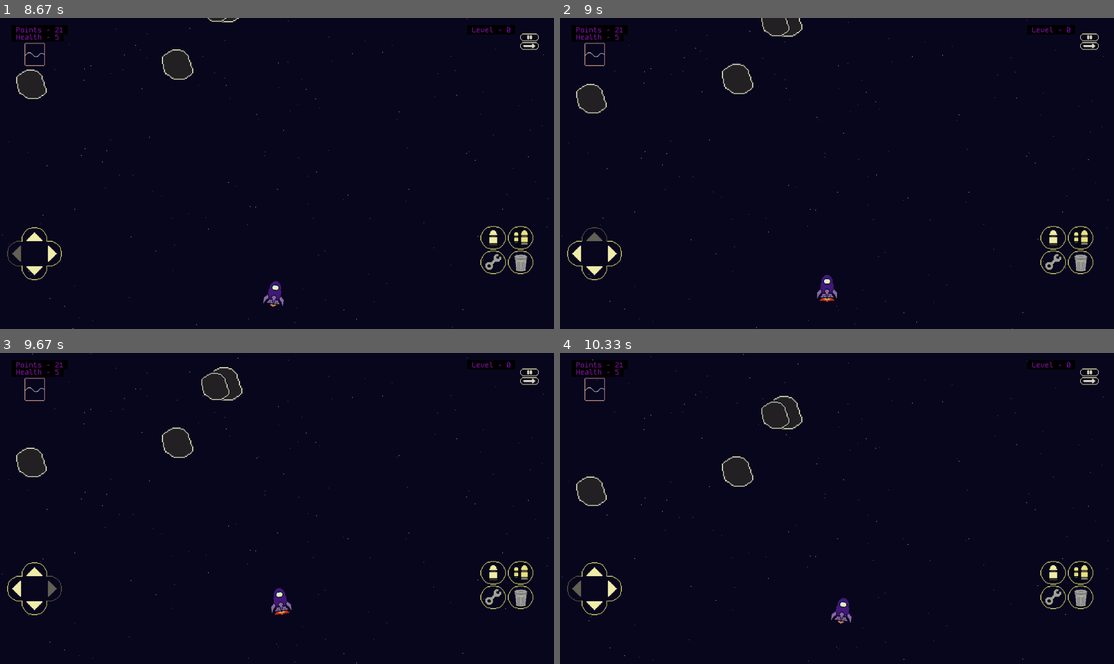
Above: before the commit, frames 1-4 (two rows, left to right).
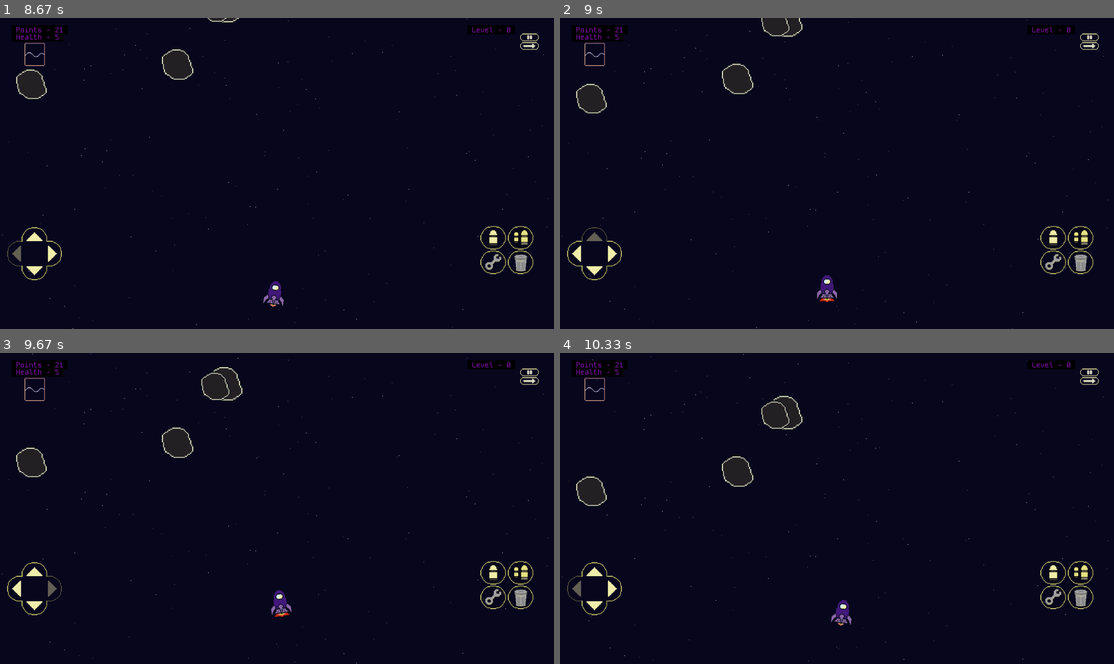
Above: after the commit, the same moments.

Repository: MicaelaEdith/spacecraftGame-pygame
Game: pygame game, started from main.py
Same seed, same stepped clock (60 frames per second), same inputs: the game is played once before the commit and once after it.
Inputs (mouse positions are in pixels of both pictures, inside the frame that each line leads up to):
- Up to frame 1 (8.67 s): click "OPCIONES" at 0.38 s; press the mouse at (55, 266) at 0.7 s; move the mouse to (227, 192) at 0.8 s; release the mouse at (398, 114) at 0.93 s; press the mouse at (60, 213) at 1.03 s; move the mouse to (160, 207) at 1.13 s; release the mouse at (254, 198) at 1.27 s; press the mouse at (60, 157) at 1.37 s; move the mouse to (166, 136) at 1.47 s; release the mouse at (271, 111) at 1.6 s; press the mouse at (60, 157) at 1.7 s; move the mouse to (232, 204) at 1.8 s; release the mouse at (404, 251) at 1.93 s; press the mouse at (55, 213) at 2.03 s; move the mouse to (105, 207) at 2.13 s; release the mouse at (155, 201) at 2.27 s; press the mouse at (88, 105) at 2.37 s; move the mouse to (110, 129) at 2.47 s; release the mouse at (138, 154) at 2.6 s; press the mouse at (55, 266) at 2.7 s; move the mouse to (160, 204) at 2.8 s; release the mouse at (265, 142) at 2.93 s; press the mouse at (60, 105) at 3.03 s; move the mouse to (99, 95) at 3.13 s; release the mouse at (132, 89) at 3.27 s; press the mouse at (476, 282) at 3.77 s; move the mouse to (337, 201) at 3.87 s; move the mouse to (204, 123) at 3.97 s; release the mouse at (204, 123) at 4 s; press the mouse at (476, 282) at 4.1 s; move the mouse to (476, 173) at 4.2 s; move the mouse to (481, 64) at 4.3 s; release the mouse at (481, 64) at 4.33 s; press the mouse at (476, 282) at 4.43 s; move the mouse to (288, 279) at 4.53 s; move the mouse to (105, 276) at 4.63 s; release the mouse at (105, 276) at 4.67 s; press the mouse at (33, 238) at 5.43 s; move the mouse to (204, 157) at 5.53 s; move the mouse to (371, 80) at 5.63 s; release the mouse at (371, 80) at 5.67 s; press the mouse at (526, 45) at 6.63 s; move the mouse to (332, 148) at 6.73 s; release the mouse at (132, 251) at 6.87 s; press the mouse at (55, 105) at 7.63 s; move the mouse to (243, 95) at 7.73 s; release the mouse at (426, 89) at 7.87 s; press the mouse at (16, 254) at 8.63 s
- Up to frame 2 (9 s): move the mouse to (776, 251) at 8.73 s; release the mouse at (969, 251) at 8.87 s; press the mouse at (593, 238) at 8.97 s
- Up to frame 3 (9.67 s): move the mouse to (127, 576) at 9.07 s; release the mouse at (227, 583) at 9.2 s; press the mouse at (49, 589) at 9.3 s; move the mouse to (138, 499) at 9.4 s; release the mouse at (221, 408) at 9.53 s; press the mouse at (49, 589) at 9.63 s
- Up to frame 4 (10.33 s): move the mouse to (648, 527) at 9.73 s; release the mouse at (687, 468) at 9.87 s; press the mouse at (593, 601) at 9.97 s; move the mouse to (742, 533) at 10.07 s; release the mouse at (892, 464) at 10.2 s; press the mouse at (576, 589) at 10.3 s

Frame 1 is identical in both runs. In frame 2, less than 0.1% of the frame differs, in the area x 46-50%, y 82-92%; in frame 3, 0.2%, in the area x 48-53%, y 75-85%; in frame 4, 0.1%.

Commit message:
add garbage

Diff:
--- a/main.py
+++ b/main.py
@@ -4,7 +4,7 @@
 import sys
 import time
 from playerController import Player
-from map import Deep, Starts, Meteorite, Status
+from map import Deep, Starts, Meteorite, Status, Garbage
 from menu import Menu, MainMenu, OptionsMenu, Button
 from cinematics import Intro, LevelUp
 
@@ -21,7 +21,6 @@
 blue_light = (4, 19, 40)
 alpha = 5
 level = 0
-up_level = 0
 menus=1
 language = 'es'
 music_on = False
@@ -75,6 +74,7 @@
 starts3.quiet = True
 
 meteorite = Meteorite(screenWidth, screenHeight)
+garbage = Garbage(screenWidth, screenHeight)
 
 
 if not full_hd:
@@ -329,14 +329,13 @@
         for player_rect in player.rectList:
             for meteorite_rect in meteorite.rectList:
                 if player_rect.colliderect(meteorite_rect):
+                    player.hits += 1
                     collision_detected = True
                     player.explosion_active = True
                     player.explosion_timer = 0
                     player.xPosition += random.randrange(-4,4)
                     break
 
-        if collision_detected:
-            up_level += 1
 
         if meteorite.metorites_count > 1 :
             start = False
@@ -347,7 +346,6 @@
     if level == 1:
         #player.movePlayer()
         pass
-
 
 ############################################################################# update
     if start:
@@ -364,7 +362,7 @@
             meteorite.check_collisions(player)
 
         if level == 1:
-            pass
+            garbage.draw(display)
 
         if level == 2:
             pass
--- a/map.py
+++ b/map.py
@@ -167,6 +167,76 @@
         if not self.off:
             self.positionList[index] = [random.randrange(2, int(self.screenW - 95)), random.randrange(-700, -100)]
             self.rectList[index].topleft = self.positionList[index]
+
+class Garbage():
+    def __init__(self, screenW, screenH):
+        self.off = False
+        self.screenW = int(screenW)
+        self.screenH = int(screenH)
+        self.speed = 3
+        self.chromaKey = [250, 105, 130]
+        self.image = pygame.image.load("Assets/Objects/spacial_garbage.png")
+        self.image.set_colorkey(self.chromaKey)
+        self.positionList = []
+        self.rectList = []
+        self.hit_count = [0] * 4
+        self.explosion_images = []
+        self.garbage_count = 0
+        self.fade_out = False
+        self.fade_count = 0
+
+        for i in range(3):
+            self.xPosition = random.randrange(2, int(self.screenW - 95))
+            self.yPosition = random.randrange(-500, -100)
+            self.meteoriteRect = self.image.get_rect(topleft=(self.xPosition, self.yPosition))
+            self.positionList.append([self.xPosition, self.yPosition])
+            self.rectList.append(self.meteoriteRect)
+
+    def draw(self, display):
+        for i, position in enumerate(self.positionList):
+            xP, yP = position
+            meteorite_rect = self.rectList[i]
+
+            if yP < self.screenH + 5 and not self.fade_out:
+                yP += self.speed
+            elif not self.off:
+                self.garbage_count += 1
+                yP = random.randrange(-700, -100)
+                xP = random.randrange(2, int(self.screenW - 95))
+
+            self.positionList[i] = [xP, yP]
+            meteorite_rect.topleft = (xP, yP)
+
+            if self.fade_out:
+                self.scaled_images[i].set_alpha(255 - self.fade_count)
+                self.fade_count += 0.8
+
+        for i, rect in enumerate(self.rectList):
+            if self.positionList[i][1] < self.screenH + 5:
+                display.blit(self.image, rect.topleft)
+
+
+    def check_collisions(self, player):
+        if self.off:
+            return
+
+        for i, rect in enumerate(self.rectList):
+            for shoot in player.shoots:
+                if rect.colliderect(shoot):
+                    player.shoots.remove(shoot)
+                    self.hit_count[i] += 1
+                    if self.hit_count[i] >= 2:
+                        self.explosion_active[i] = True
+                        self.explosion_timer[i] = 0
+                        self.hit_count[i] = 0
+                        self.reset_meteorite(i)
+
+    def reset_meteorite(self, index):
+        if not self.off:
+            self.positionList[index] = [random.randrange(2, int(self.screenW - 95)), random.randrange(-700, -100)]
+            self.rectList[index].topleft = self.positionList[index]
+
+
 
 
 class Status():
@@ -211,7 +281,7 @@
             text_list = self.text_es
 
         text_aux0 = self.font.render(" "+text_list[0] + " - " + str(points)+" ",True,self.color,(0,0,0))
-        text_aux1 = self.font.render(" "+text_list[1] + " - " + str(health)+" ",True,self.color,(0,0,0))
+        text_aux1 = self.font.render(" "+text_list[1] + " - " + str(health + 1)+" ",True,self.color,(0,0,0))
         text_aux2 = self.font.render(" "+text_list[2] + " - " + str(level)+" ",True,self.color,(0,0,0))
         if not self.full_hd:
             display.blit(text_aux0,(self.helth_position,25))
--- a/playerController.py
+++ b/playerController.py
@@ -9,15 +9,17 @@
         self.minXPosition = int(screenWidth / 6)
         self.maxXPosition = int(screenWidth / 6 * 4.5)
         self.score = 21
-        self.speed = 4
-        self.health = 5
+        self.speed = 1
+        self.health = 4
         self.hd = False
         self.transition = False
+        self.hits = 0
 
         if screenWidth >= 1900 :
             self.hd = True
 
         self.animation = []
+        self.animation_d = []
 
         if screenWidth > 1920:
             scale_factor = 2.3
@@ -27,6 +29,10 @@
         img0 = pygame.image.load("Assets/Player/0.png").convert()
         img1 = pygame.image.load("Assets/Player/1.png").convert()
         img2 = pygame.image.load("Assets/Player/2.png").convert()
+
+        img0_d1 = pygame.image.load("Assets/Player/0_d1.png").convert()
+        img0_d2 = pygame.image.load("Assets/Player/0_d2.png").convert()
+        img0_d3 = pygame.image.load("Assets/Player/0_d3.png").convert()
 
         original_size0 = img0.get_size()
         original_size1 = img1.get_size()
@@ -34,13 +40,22 @@
         scaled_img0 = pygame.transform.scale(img0, (int(original_size0[0] * scale_factor), int(original_size0[1] * scale_factor)))
         scaled_img1 = pygame.transform.scale(img1, (int(original_size1[0] * scale_factor), int(original_size1[1] * scale_factor)))
         scaled_img2 = pygame.transform.scale(img2, (int(original_size2[0] * scale_factor), int(original_size2[1] * scale_factor)))
+        scaled_img0_d1 = pygame.transform.scale(img0_d1, (int(original_size0[0] * scale_factor), int(original_size0[1] * scale_factor)))
+        scaled_img0_d2 = pygame.transform.scale(img0_d2, (int(original_size1[0] * scale_factor), int(original_size1[1] * scale_factor)))
+        scaled_img0_d3 = pygame.transform.scale(img0_d3, (int(original_size2[0] * scale_factor), int(original_size2[1] * scale_factor)))
 
         self.animation.append(scaled_img0)
         self.animation.append(scaled_img1)
         self.animation.append(scaled_img2)
+        self.animation_d.append(scaled_img0_d1)
+        self.animation_d.append(scaled_img0_d2)
+        self.animation_d.append(scaled_img0_d3)
         self.animation[0].set_colorkey([250, 105, 130])
         self.animation[1].set_colorkey([250, 105, 130])
         self.animation[2].set_colorkey([250, 105, 130])
+        self.animation_d[0].set_colorkey([250, 105, 130])
+        self.animation_d[1].set_colorkey([250, 105, 130])
+        self.animation_d[2].set_colorkey([250, 105, 130])
 
 
         self.original_images = self.animation.copy()
@@ -64,7 +79,7 @@
         self.shoots_fired = []
         self.quiet = True
         if screenWidth > 1920 or screenHeight > 1080:
-            self.speed = 6
+            self.speed = 2
 
         self.pick_image = pygame.image.load("Assets/Objects/picker0_1.png").convert()
         self.pick_image = pygame.transform.scale_by(self.pick_image, 1.3)
@@ -117,15 +132,16 @@
         self.name = name
 
     def movePlayer(self):
+        speed = self.speed * self.health
         return_speed = 1
         if not self.transition:
             if self.movement['up'] and self.yPosition > self.maxYPosition:
                 self.keyDownCount += 1
                 self.quiet = False
                 if self.yPosition >= self.slowArea-2:
-                    self.yPosition -= 4 * self.speed
+                    self.yPosition -= 3 * (speed + 1)
                 else:
-                    self.yPosition -= 1 * self.speed
+                    self.yPosition -= 1 * (speed + 1)
 
             if self.movement['down']:
                 self.movement['up'] = False
@@ -183,6 +199,18 @@
         self.action['a'] = False
         self.action['b'] = False
         self.action['c'] = False
+
+        if self.health > 0 :
+            if self.hits >= 120:
+                self.health -= 1
+            elif self.hits >= 340:
+                self.health -= 1
+            elif self.hits >= 480:
+                self.health -= 1
+
+    def resetHealth(self):
+        self.health = 4
+        self.hits = 0
 
     def updateShoots(self):
         current_time = pygame.time.get_ticks()
@@ -236,6 +264,20 @@
         display.blit(rotated_image, [self.xPosition, self.yPosition])
 
         self.drawShoots(display)
+        if self.health < 4:
+            self.drawDemage(display)
+
+    def drawDemage(self, display):
+        image = self.animation_d[0]
+        if self.health < 3 and self.health < 2 :
+            image = self.animation_d[1]
+        elif self.health > 2 :
+            image = self.animation_d[2]
+
+
+        rotated_image = pygame.transform.rotate(image, self.angle)
+        display.blit(rotated_image, [self.xPosition, self.yPosition])
+
 
 
     def drawPick(self, display):
@@ -245,15 +287,10 @@
             yPicker_position = (self.yPosition - sprite_height/1.5)
             rotated_image = pygame.transform.rotate(self.pick_image, self.angle)
 
-            rotated_image_width = rotated_image.get_width()
-
-
-            offset_r= -int(sprite_width / 15)
-            offset_l = int(sprite_width / 7)
-#            offset_center = int(sprite_width / 10)
-            offset_center_px = int(sprite_width - rotated_image_width)
-            offset_center = sprite_width - offset_center_px
-
+
+            offset_r= 15
+            offset_l = 55
+            offset_center = 33
             if not self.hd:
                 offset = 8
 
@@ -268,8 +305,10 @@
                     offset_ok = offset_center
                     xPosition_current = self.xPosition
 
-
-                display.blit(rotated_image, [xPosition_current + offset_ok, yPicker_position])
+                if self.hd:
+                    display.blit(rotated_image, [xPosition_current + offset_ok, yPicker_position])
+                else:
+                    display.blit(rotated_image, [xPosition_current + offset, yPicker_position])
 
 
     def drawExplosion(self, display):
Binary file added: Assets/Objects/spacial_garbage.png
Binary file added: Assets/Player/0_d1.png
Binary file added: Assets/Player/0_d2.png
Binary file added: Assets/Player/0_d3.png
Not shown, added: Assets/Objects/spacial_garbage.png~
Not shown, removed: Assets/Player/0_a.png~
Not shown, removed: Assets/Player/1.png~
Not shown, removed: Assets/Player/2.png~
